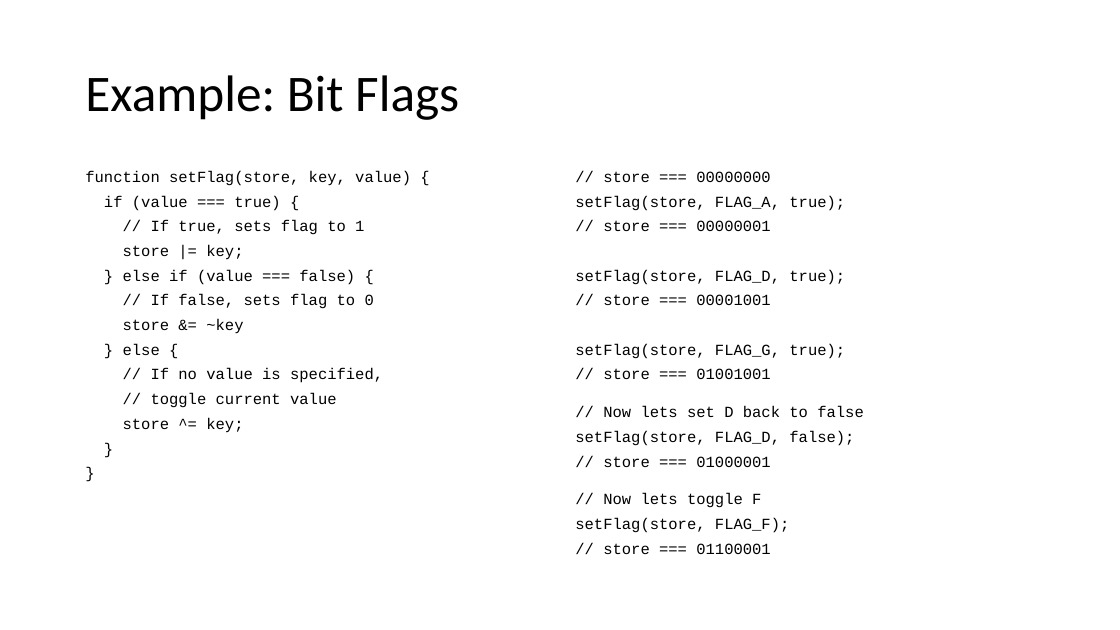
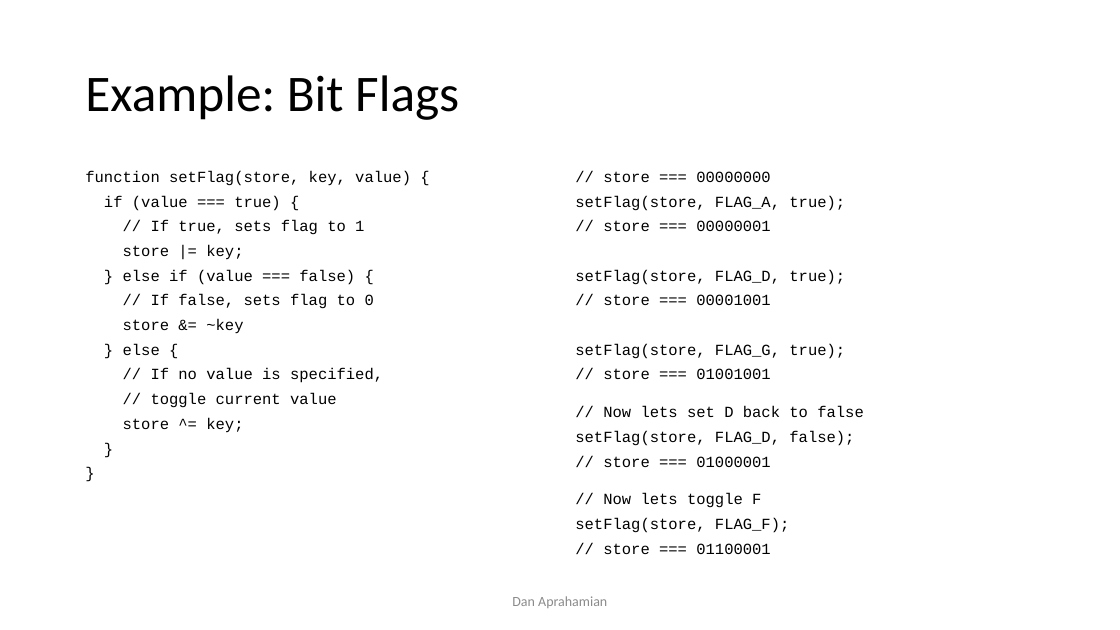
Before and after one commit to daprahamian/bitwise-operations, a slide deck: slide 29 of bitwise.pptx. Drawn at 1120x630 pixels with LibreOffice and Linux fonts; fonts in the diff are those of the drawing. Boxes give left, top, right and bottom in pixels: in the first picture for what was removed or moved away, otherwise in the second. Text is boxed around its words. In the diff, an @@ line names an element or a change of style, - is before the commit and + after.

Commit message:
updating pptx

```diff
--- a/bitwise.pptx
+++ b/bitwise.pptx
@@ text added at [512, 596, 607, 608], 12 pt, text #8C8C8C @@
+Dan Aprahamian
```
Also in this commit, not shown: 38 other slides changed.
